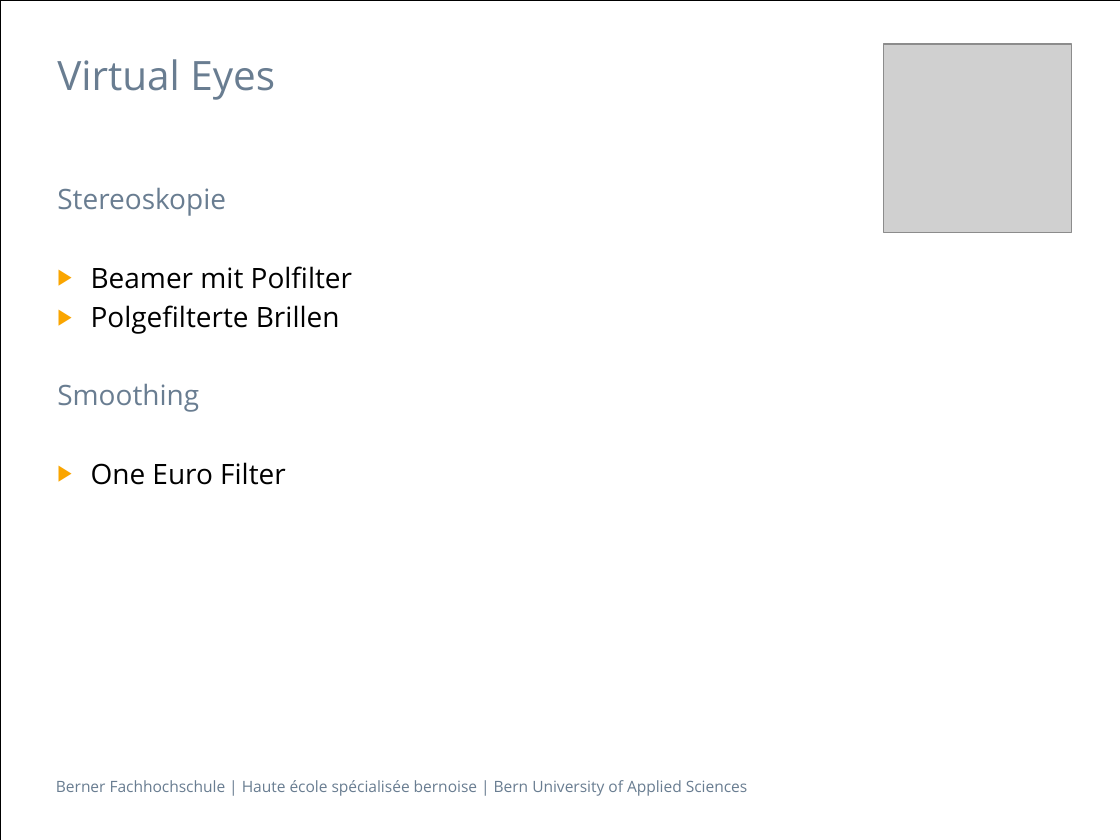
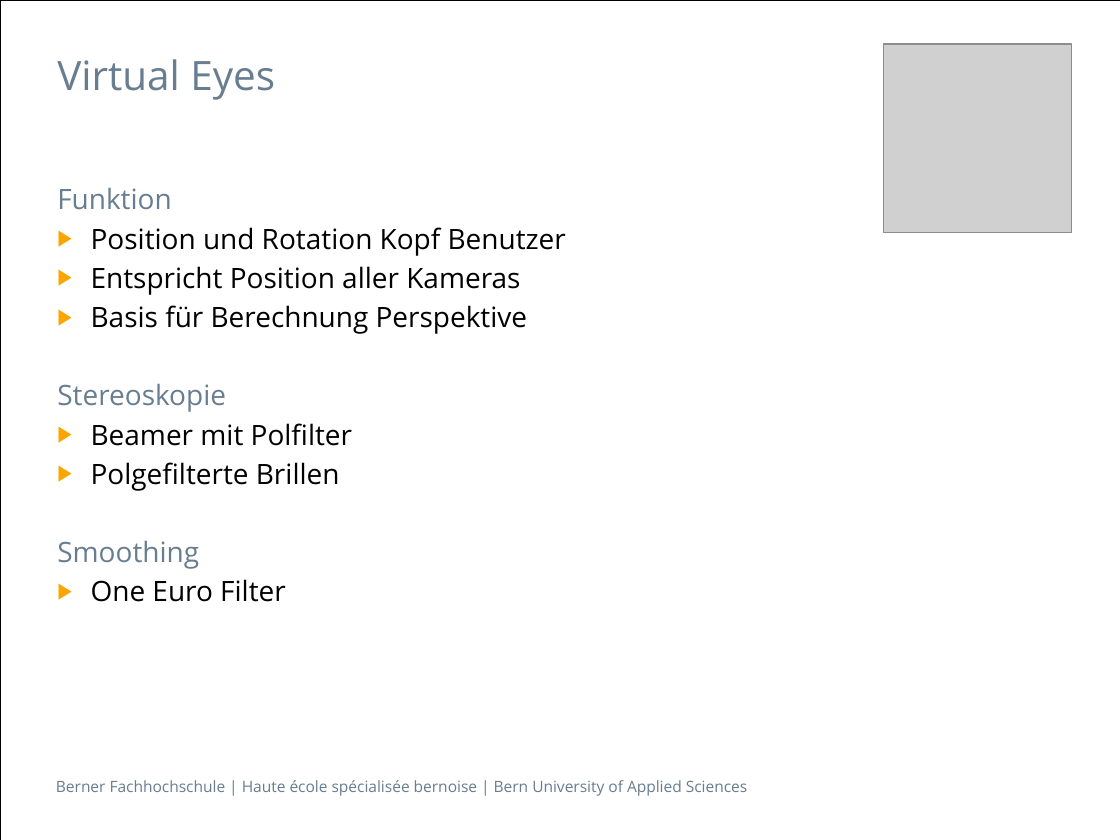
Before and after one commit to cpvrlab/UnityCavePlugin, a slide deck: slide 6 of docs/Presentation/Presentation_part_julien.pptx. Drawn at 1120x840 pixels with LibreOffice and Linux fonts; fonts in the diff are those of the drawing; grey boxes stand for pictures. Boxes give left, top, right and bottom in pixels: in the first picture for what was removed or moved away, otherwise in the second. Text is boxed around its words. In the diff, an @@ line names an element or a change of style, - is before the commit and + after.

```diff
--- a/docs/Presentation/Presentation_part_julien.pptx
+++ b/docs/Presentation/Presentation_part_julien.pptx
@@ text at (x1=57, y1=187, x2=566, y2=334): paragraphs added @@
+Funktion
+▶ Position und Rotation Kopf Benutzer
+▶ Entspricht Position aller Kameras
+▶ Basis für Berechnung Perspektive
```
Also in this commit, not shown: 3 other slides changed, 24 slides added, 1 slide removed, 19 other files.
